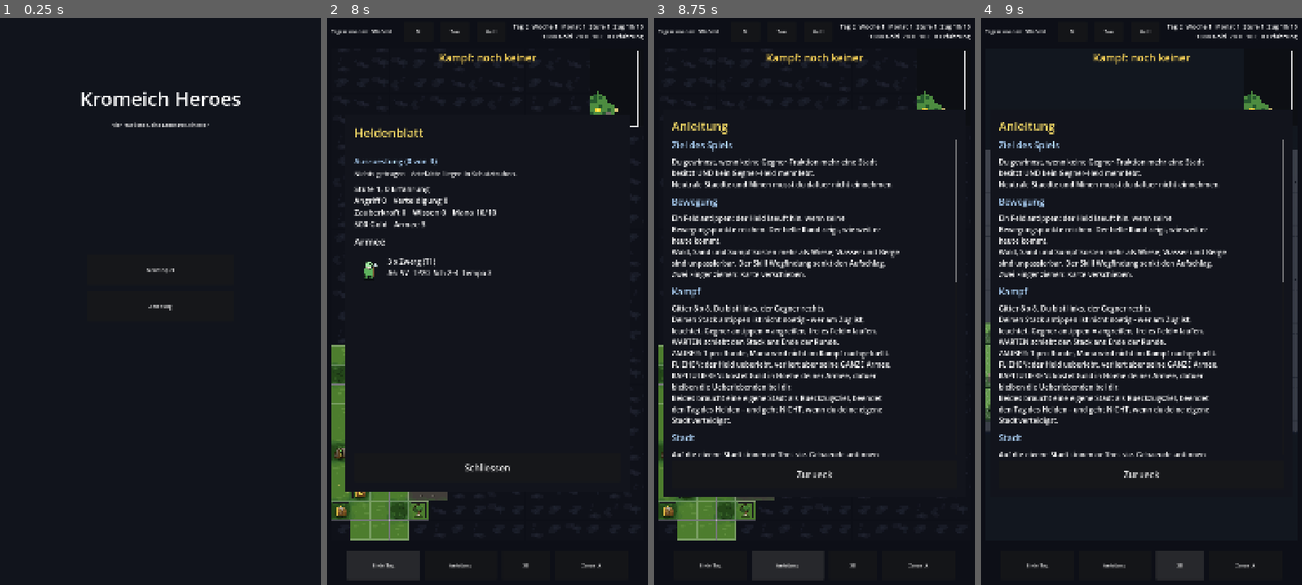
Above: before the commit, frames 1-4 (left to right).
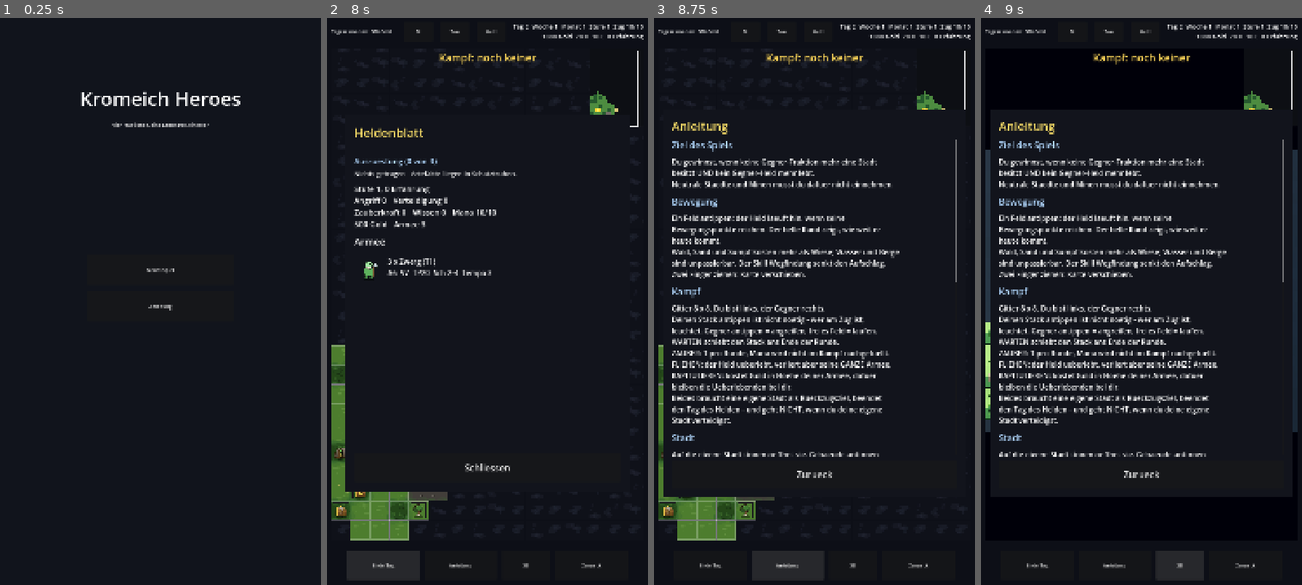
Above: after the commit, the same moments.

Repository: florianbrimmers-glitch/Kromeich-Partner
Game: Godot game, scene res://scenes/Main.tscn
The game is run twice, just before and just after one commit, with the same random seed, the same clock (stepped at 60 frames per second) and the same inputs.
Inputs (mouse positions are in pixels of both pictures, inside the frame that each line leads up to):
- Up to frame 1 (0.25 s): no input
- Up to frame 2 (8 s): click "Neues Spiel" at 0.5 s; click (487, 386) at 1.27 s; type "12" at 1.35 s; click "Neues Spiel" at 2 s; click "Anleitung" at 2.75 s; click "Waldvolk" at 3.5 s; click "M" at 4.25 s; click "Ton" at 5 s; click "Stumm" at 5.75 s; click "Held" at 6.5 s; click "Ende Tag" at 7.25 s
- Up to frame 3 (8.75 s): click "Anleitung" at 8 s
- Up to frame 4 (9 s): click "3D" at 8.75 s

Frames 1-3 are identical in both runs. In frame 4, 0.7% of the frame differs, in the area x 1-99%, y 23-74%.

Commit message:
It. 62: Licht, Schatten und ein bewachsener Boden
Der Nutzer wollte den Look "mehr nach dem Stand der Zeit" und nannte
Heroes of Might and Magic: Olden Era als Vorbild.

Umgesetzt:
  * Sonne mit Schatten statt zweier schattenloser Richtungslichter,
    kuehles Umgebungslicht als Gegenpol, ACES-Tonwertkorrektur.
  * Bodenbewuchs: deco_grass, deco_flower, deco_stone, deterministisch
    gestreut, in Groesse und Drehung variiert. Das ist der groesste
    Hebel - nicht die Aufloesung der Modelle, sondern dass der Boden
    ueberhaupt bewachsen ist.
  * Farbstreuung je Kachel: eine Wiese ist nicht EINE Farbe.
  * Kein Kachelraster mehr (Fase 0.015 -> 0.003).
  * Nahtloses Nebelfeld ueber eine Flaeche ohne Seitenflaechen.
  * Kein Reichweiten-Ring mehr; die Helligkeit sagt es jetzt.

DER MOBILE-RENDERER IST WIEDER DRAUSSEN. Freigegeben war "probieren" -
das habe ich, und hier ist er nicht beurteilbar. Im Container gibt es
keinen echten Vulkan-Treiber; mit Mesas Software-Vulkan laeuft Forward
Mobile zwar, liefert aber blasse Farben, Dither-Muster und kaum sichtbare
Schatten, waehrend gl_compatibility unter demselben Treiber klare
Schatten und satte Farben zeigt. Ob das an der Software-Emulation liegt
oder am Renderer, kann von hier aus niemand entscheiden - das kann nur
eine APK auf dem Geraet. Der Rueckweg steht als Kommentar in
project.godot: zwei Zeilen.

VIER BEFUNDE, DREI DAVON SELBSTVERSCHULDEN:

1. Schatten waren eingeschaltet und trotzdem unsichtbar - dreimal
   hintereinander aus verschiedenen Gruenden. Erst fuellte das
   Umgebungslicht aus dem Himmel bei Energie 1.0 den Schatten wieder auf.
   Dann fiel der Schatten bei Licht von VORN hinter die Figur, wo sie ihn
   selbst verdeckt. Zuletzt verhinderte SHADOW_ORTHOGONAL mit gesetzter
   Maximaldistanz ihn ganz. Gefunden hat es ein isolierter Testfall - ein
   Wuerfel, ein Boden, ein Licht -, der die Schatten sofort zeigte; der
   Rest war Differenzbildung.

2. Drei helle Querlinien im Nebelfeld waren Z-Fighting: bei voller
   Kachelbreite liegen die Seitenflaechen benachbarter Platten exakt
   aufeinander, und die Fase, die sie bisher auseinandergehalten hatte,
   hatte ich gerade gegen das Gitternetz verkleinert. Eingekreist, indem
   ich die Nebelplatten testweise gar nicht baute.

3. Der Himmel gehoerte nicht ins Bild. Als Hintergrund stand ein blaues
   Rechteck ueber der Karte; er dient jetzt nur als Lichtquelle.

4. Zweimal habe ich am Tonwert gedreht, statt zu rechnen: Sonne 0.95 plus
   Umgebung 0.34 ergeben auf einer waagerechten Flaeche rund 1.3, und ein
   Weisspunkt darunter clippt genau das. Deshalb sah alles blass aus -
   nicht wegen der Farben der Modelle.

Alle 25 Suiten gruen.

Co-Authored-By: Claude Opus 5 <noreply@anthropic.com>
Claude-Session: https://claude.ai/code/session_01PbmYhJGHjN5Xn9n64Vbz1B

Diff:
--- a/game/project.godot
+++ b/game/project.godot
@@ -37,10 +37,18 @@
 
 [rendering]
 
-; gl_compatibility (GLES3) statt Vulkan-Mobile: robuster auf Android,
-; insbesondere auf Samsung-Geraeten mit One UI. Die 3D-Weltkarte (It. 53)
-; ist darauf ausgelegt - flaechige Modelle, zwei Richtungslichter, keine
-; Schattenkarten.
+; RENDERER: mobile (Vulkan) seit It. 62, vom Nutzer so entschieden.
+;
+; Bis dahin stand hier gl_compatibility (GLES3), weil es auf Android und
+; besonders auf Samsung-Geraeten mit One UI robuster ist. Das gilt
+; weiterhin - der Wechsel ist eine bewusste Wette: der Mobile-Renderer
+; bringt echte Schattenkarten, PBR-Beleuchtung, Himmel als Lichtquelle,
+; Nebel und Tonwertkorrektur, und ohne die sieht das Spiel aus wie 2010.
+;
+; DER RUECKWEG IST EINE ZEILE: beide Werte zurueck auf "gl_compatibility".
+; Wenn die APK auf dem Geraet zickt (schwarzes Bild, Absturz beim Start,
+; ruckelnde Karte), ist das der erste Griff - und die 3D-Ansichten laufen
+; dort weiter, nur ohne Schatten und mit flacherem Licht.
 renderer/rendering_method="gl_compatibility"
 renderer/rendering_method.mobile="gl_compatibility"
 textures/vram_compression/import_etc2_astc=true
--- a/game/scripts/ui/Scene3D.gd
+++ b/game/scripts/ui/Scene3D.gd
@@ -92,28 +92,127 @@
 
 
 func _build_lighting() -> void:
-	# Ein Hauptlicht fuer die Form, ein kaltes Gegenlicht, damit die
-	# Schattenseiten nicht absaufen. Keine Schattenkarten: auf dem Handy
-	# mit gl_compatibility kosten sie mehr, als sie hier zeigen.
-	var key := DirectionalLight3D.new()
-	key.rotation_degrees = Vector3(-48, -125, 0)
-	key.light_energy = 1.15
-	add_child(key)
+	# SONNE, HIMMEL, SCHATTEN (It. 62). Vorher: zwei Richtungslichter ohne
+	# Schatten und ein festes graues Umgebungslicht - das ergibt flache
+	# Farbflaechen ohne Volumen, egal wie gut die Modelle sind. Ein Koerper
+	# wird erst raeumlich, wenn er etwas verdeckt.
+	#
+	# Der Himmel ist hier KEINE Kulisse, sondern die zweite Lichtquelle:
+	# `AMBIENT_SOURCE_SKY` faerbt die Schattenseiten blaeulich, waehrend die
+	# Sonne warm ist. Dieser Gegensatz macht den groessten Teil des
+	# Eindrucks aus - mehr als jedes zusaetzliche Modelldetail.
+	# SONNENSTAND: von vorn-links oben, nicht von hinten.
+	#
+	# ZWEI FEHLVERSUCHE, UND WARUM DIE MITTE STIMMT:
+	#
+	# (a) Azimut -130, Hoehe 52: Licht von hinten. Die Oberseiten brannten
+	#     weiss aus, und genau die Flaechen, die die Kamera sieht, lagen im
+	#     Dunkeln.
+	# (b) Azimut -38, Hoehe 46: Licht von vorn. Die Flaechen stimmten - und
+	#     der Schatten fiel nach HINTEN, also aus Sicht der Kamera direkt
+	#     hinter die Figur, wo sie ihn selbst verdeckt. Auf dem Musterblatt
+	#     war kein einziger Schatten zu sehen, obwohl alle eingeschaltet
+	#     waren; ich habe erst an den Einstellungen gesucht und dann die
+	#     Werte zur Laufzeit ausgelesen - sie stimmten alle.
+	#
+	# Jetzt von hinten-links, aber STEIL (58 Grad): der Schatten faellt
+	# kurz nach vorn-rechts und bleibt sichtbar, und weil das Licht steil
+	# steht, bekommen die senkrechten Flaechen genug ab.
+	var sun := DirectionalLight3D.new()
+	sun.rotation_degrees = Vector3(-58, -118, 0)
+	sun.light_color = Color(1.0, 0.95, 0.86)
+	sun.light_energy = 0.95
+	sun.shadow_enabled = true
+	# SCHATTENMODUS AUF STANDARD LASSEN.
+	#
+	# Hier stand SHADOW_ORTHOGONAL (ein einzelner Ausschnitt) zusammen mit
+	# directional_shadow_max_distance = 45. Beides klang vernuenftig - die
+	# Ansichten sind flach und begrenzt. Das Ergebnis war, dass ueberhaupt
+	# kein Schatten mehr erschien, waehrend ein isolierter Testfall mit
+	# denselben Lichtwerten und den STANDARD-Einstellungen sofort welche
+	# zeigte. Mit einer orthogonalen Kamera passt Godot den Ausschnitt
+	# offenbar anders an, als ich angenommen habe. Der Standard
+	# (vier Teilausschnitte) tut hier das Richtige, also bleibt er.
+	# KEIN shadow_normal_bias, KEIN shadow_blur, KEIN
+	# light_angular_distance. Alle drei standen hier, um die Schattenkante
+	# weicher zu machen - und zusammen haben sie den Schatten unter einer
+	# 0.7 hohen Figur komplett wegg­eschoben. Ein isolierter Testfall mit
+	# denselben Lichtwerten, aber Standard-Einstellungen zeigte den
+	# Schatten sofort; das war der Unterschied. Weiche Kanten kann man
+	# nachtraeglich suchen, wenn ueberhaupt ein Schatten da ist.
+	add_child(sun)
+
+	# Schwaches Gegenlicht von vorn-rechts: es rettet die der Sonne
+	# abgewandten Silhouetten davor, im Schatten zu verschwinden. Ohne
+	# Schatten (bis It. 61) war es das Hauptmittel, jetzt nur noch Beiwerk.
 	var fill := DirectionalLight3D.new()
-	fill.rotation_degrees = Vector3(-25, 60, 0)
-	fill.light_energy = 0.35
-	fill.light_color = Color(0.75, 0.85, 1.0)
+	fill.rotation_degrees = Vector3(-18, 55, 0)
+	fill.light_energy = 0.22
+	fill.light_color = Color(0.72, 0.84, 1.0)
 	add_child(fill)
 
 	var we := WorldEnvironment.new()
+	we.environment = _make_environment()
+	add_child(we)
+
+
+# Eigene Funktion, damit die Vorschauwerkzeuge und spaetere Ansichten
+# dieselbe Stimmung bekommen und nicht jede ihre eigene baut.
+func _make_environment() -> Environment:
 	var env := Environment.new()
+
+	var sky_mat := ProceduralSkyMaterial.new()
+	sky_mat.sky_top_color = Color(0.32, 0.52, 0.80)
+	sky_mat.sky_horizon_color = Color(0.72, 0.80, 0.86)
+	sky_mat.ground_bottom_color = Color(0.26, 0.24, 0.20)
+	sky_mat.ground_horizon_color = Color(0.60, 0.58, 0.50)
+	sky_mat.sun_angle_max = 24.0
+	sky_mat.sun_curve = 0.12
+	var sky := Sky.new()
+	sky.sky_material = sky_mat
+	env.sky = sky
+	# DER HIMMEL IST LICHT, NICHT KULISSE. Als Hintergrund (BG_SKY) stand
+	# im ersten Anlauf ein blaues Rechteck ueber der Karte und ein braunes
+	# darunter, mit harter Kante dazwischen - die Karte schwamm in einer
+	# Landschaft, die es gar nicht gibt. Der Hintergrund bleibt dunkel und
+	# neutral wie bisher; die Sky-Ressource dient nur noch als Quelle fuer
+	# das Umgebungslicht.
 	env.background_mode = Environment.BG_COLOR
 	env.background_color = Color(0.07, 0.09, 0.12)
+	# UMGEBUNGSLICHT ALS FARBE, nicht aus dem Himmel.
+	#
+	# Mit AMBIENT_SOURCE_SKY war die Fuellhelligkeit so hoch, dass die
+	# Schattenseite fast so hell blieb wie die Sonnenseite - die Schatten
+	# waren gerechnet, gerendert und trotzdem unsichtbar. Ein Schatten
+	# entsteht nicht durch die Lichtquelle, sondern durch den UNTERSCHIED
+	# zu ihr. Ein kuehler, kontrollierter Farbwert macht denselben Dienst
+	# (blaeuliche Schattenseiten neben warmer Sonne) und laesst sich
+	# einstellen.
 	env.ambient_light_source = Environment.AMBIENT_SOURCE_COLOR
-	env.ambient_light_color = Color(0.55, 0.62, 0.75)
-	env.ambient_light_energy = 0.45
-	we.environment = env
-	add_child(we)
+	# Kuehl, aber nicht BLAU. Mit (0.52, 0.62, 0.80) faerbte das
+	# Umgebungslicht die nach oben schauenden Flaechen so stark ein, dass
+	# aus dem dunklen Nebelfeld ein Meer wurde.
+	env.ambient_light_color = Color(0.64, 0.68, 0.76)
+	env.ambient_light_energy = 0.34
+	env.reflected_light_source = Environment.REFLECTION_SOURCE_SKY
+
+	# TONWERTKORREKTUR. Ohne sie brennen helle Flaechen (Sand, Knochen,
+	# Dachschnee) einfach auf Weiss aus und alles Dunkle saeuft ab -
+	# genau der Eindruck von "flach". Filmic haelt beide Enden.
+	# ACES statt Filmic, und Weisspunkt 1.6 statt 4.0. Mit 4.0 lag alles im
+	# unteren Drittel der Kurve: die Wiese wurde blass, das Wasser stumpf,
+	# und der Gewinn an Schatten ging als Verlust an Farbe wieder heraus.
+	env.tonemap_mode = Environment.TONE_MAPPER_ACES
+	# Weisspunkt 1.7: Sonne (0.95) und Umgebungslicht (0.34) ergeben auf
+	# einer nach oben schauenden Flaeche zusammen rund 1.3. Liegt der
+	# Weisspunkt darunter, clippt genau das - und der Hof, die Wiese und
+	# der Sand wurden pastellig. Das war der Grund, warum die ersten
+	# Versuche "blass" aussahen, nicht die Farben der Modelle.
+	env.tonemap_white = 1.7
+	env.adjustment_enabled = true
+	env.adjustment_saturation = 1.22
+	env.adjustment_contrast = 1.04
+	return env
 
 
 func _build_camera() -> void:
--- a/game/scripts/ui/WorldMap3D.gd
+++ b/game/scripts/ui/WorldMap3D.gd
@@ -29,19 +29,31 @@
 # schwarzes Alpha von 0.30 ueber die Kachel; hier ist es ein Faktor auf die
 # Instanzfarbe. Erreichbar bleibt VOLL hell - genau dieser Unterschied ist
 # die Reichweiten-Anzeige, nicht der Ring.
-const OUT_OF_REACH := Color(0.62, 0.64, 0.68)
-# Der duenne Ring auf erreichbaren Feldern, wie das weisse 0.25-Rechteck
-# der 2D-Karte. Er ist die ZWEITE Aussage; ohne ihn wuerde man die Grenze
-# der Reichweite auf gleichfarbigem Gelaende nicht genau sehen.
-# Alpha 0.15, nicht 0.30: bei 0.30 lagen bis zu dreissig helle Reifen auf
-# der erkundeten Flaeche und uebertoenten das Gelaende darunter - man sah
-# die Reichweite und sonst nichts mehr.
-const REACH_RING := Color(1.0, 1.0, 1.0, 0.15)
+const OUT_OF_REACH := Color(0.52, 0.55, 0.60)
+# KEIN RING MEHR AUF ERREICHBAREN FELDERN (It. 62).
+#
+# Bis It. 61 lag auf jedem erreichbaren Feld ein heller Reifen. Ohne Licht
+# war das noetig - da unterschieden sich hell und dunkel kaum. Mit Sonne,
+# Schatten und der staerkeren Abdunklung nicht erreichbarer Felder
+# (OUT_OF_REACH von 0.62 auf 0.52) sagt die HELLIGKEIT die Reichweite, und
+# dreissig Reifen darueber sahen aus wie Seifenblasen auf der Wiese. Die
+# Konstante bleibt als Beleg, was hier frueher stand.
+const REACH_RING := Color(1.0, 1.0, 1.0, 0.0)
 
 # Deko-Dichte je Gelaendeart: nicht jede Waldkachel bekommt einen Baum,
 # sonst wird die Flaeche zur Mauer und man sieht die Kachelgrenzen nicht
 # mehr. Zahl ist "von sechs".
 const DECO_CHANCE := {"forest": 5, "mountain": 4, "swamp": 3}
+
+# BODENBEWUCHS (It. 62). Zahl der Streuteile je Kachel und Gelaendeart.
+# Bis It. 61 war eine Wiese eine Flaeche in genau einem Gruen - das ist
+# der Hauptgrund, warum die Karte nach 2010 aussah. Wasser bleibt leer,
+# Gebirge hat schon seine Felsen.
+const SCATTER_COUNT := {"grass": 3, "sand": 1, "swamp": 2, "forest": 2}
+# Was gestreut wird, als Anteile von sechs. Gras ueberall, Blumen selten -
+# eine Wiese voller Blumen liest sich als Beet, nicht als Wiese.
+const SCATTER_MIX := ["deco_grass", "deco_grass", "deco_grass",
+	"deco_grass", "deco_flower", "deco_stone"]
 const DECO_MODEL := {"forest": "deco_tree", "mountain": "deco_rock",
 	"swamp": "deco_reed"}
 
@@ -99,6 +111,9 @@
 
 	var by_terrain: Dictionary = {}
 	var by_deco: Dictionary = {}
+	var by_scatter: Dictionary = {}
+	for name in SCATTER_MIX:
+		by_scatter[name] = []
 	var rings: Array = []
 	for name in TERRAIN_MODEL:
 		by_terrain[name] = []
@@ -115,9 +130,12 @@
 			# ist. Der erste Entwurf hat hier gar nichts gebaut - siehe
 			# make_fog() im Generator.
 			if f == 0:
+				# Leichte Streuung auch hier: als exakt gleiche Platten
+				# lasen sich die unerforschten Felder als Karopapier.
+				var fs: float = 0.86 + float(hash3(x, y, sd + 53) % 22) * 0.01
 				(by_terrain[FOG_MODEL] as Array).append({
 					"pos": Vector3(float(x) * TILE, 0.0, float(y) * TILE),
-					"color": Color.WHITE,
+					"color": Color(fs, fs, fs * 1.04),
 				})
 				continue
 			var t: int = int(tiles[i])
@@ -134,16 +152,18 @@
 			elif has_reach and not in_reach:
 				col = OUT_OF_REACH
 			var top: float = float(TERRAIN_TOP.get(t, 0.0))
-			if in_reach:
-				rings.append({
-					"pos": Vector3(float(x) * TILE, top, float(y) * TILE),
-					"color": REACH_RING,
-				})
+			# EINE WIESE IST NICHT EINE FARBE. Ein Hauch Streuung je
+			# Kachel (deterministisch, damit sie beim Neuzeichnen nicht
+			# flimmert) nimmt der Flaeche das Gleichmaessige, noch bevor
+			# irgendein Halm darauf steht.
+			var shade: float = 0.94 + float(hash3(x, y, sd + 31) % 13) * 0.01
+			col = Color(col.r * shade, col.g * shade, col.b * shade, col.a)
 			(by_terrain[TERRAIN_MODEL[t]] as Array).append({
 				"pos": Vector3(float(x) * TILE, 0.0, float(y) * TILE),
 				"color": col,
 			})
 			var key: String = TERRAIN_MODEL[t].substr(2)
+			_scatter(by_scatter, key, x, y, sd, top, col)
 			if DECO_CHANCE.has(key) and hash3(x, y, sd) % 6 < int(DECO_CHANCE[key]):
 				var hh: int = hash3(x, y, sd + 7)
 				(by_deco[DECO_MODEL[key]] as Array).append({
@@ -159,6 +179,8 @@
 		_fill(String(name), by_terrain[name])
 	for name in by_deco.keys():
 		_fill(String(name), by_deco[name])
+	for name in by_scatter.keys():
+		_fill(String(name), by_scatter[name])
 
 	# Die Reichweiten-Ringe gehen in DENSELBEN Topf wie die Besitzer-Ringe:
 	# ein Modell, ein MultiMesh. Zwei Toepfe waeren zwei Zeichenaufrufe fuer
@@ -241,6 +263,31 @@
 	_clear_except(per_model, ["t_", "deco_"])
 
 
+# Bodenbewuchs auf EINER Kachel. Ort, Drehung, Groesse und Art kommen aus
+# demselben deterministischen Wuerfel wie die uebrige Deko - waechselte
+# der Bewuchs bei jedem Neuzeichnen den Platz, waere die Karte unruhig und
+# nicht wiedererkennbar (die Lehre aus _tile_variant in der 2D-Karte).
+func _scatter(into: Dictionary, key: String, x: int, y: int, sd: int,
+		top: float, col: Color) -> void:
+	var n: int = int(SCATTER_COUNT.get(key, 0))
+	for i in range(n):
+		var h: int = hash3(x, y, sd + 101 + i * 17)
+		var model: String = SCATTER_MIX[h % SCATTER_MIX.size()]
+		if not into.has(model):
+			into[model] = []
+		# Nicht bis an die Kachelkante: sonst waechst der Halm halb auf der
+		# Nachbarkachel und die Grenze franst aus.
+		var dx: float = (float((h / 7) % 100) / 100.0 - 0.5) * 0.66
+		var dz: float = (float((h / 700) % 100) / 100.0 - 0.5) * 0.66
+		var sc: float = 0.75 + float((h / 70000) % 60) * 0.01
+		(into[model] as Array).append({
+			"pos": Vector3(float(x) * TILE + dx, top, float(y) * TILE + dz),
+			"rot": float(h % 360) * PI / 180.0,
+			"scale": Vector3(sc, sc, sc),
+			"color": col,
+		})
+
+
 # Kamera auf denselben Ausschnitt wie die 2D-Karte: `center` ist die
 # Kachel in der Bildmitte, `tiles_across` wie viele Kacheln in die Breite
 # passen. Die Rechnung selbst steht in Scene3D.
--- a/game/tools/preview_creatures3d.gd
+++ b/game/tools/preview_creatures3d.gd
@@ -47,6 +47,16 @@
 	f.look_at_cells(Vector2(3.0, 3.6), 9.6)
 	for i in range(4):
 		await process_frame
+	for ch in f.get_children():
+		if ch is DirectionalLight3D:
+			print("  DBG Licht rot=", (ch as DirectionalLight3D).rotation_degrees,
+				" energie=", (ch as DirectionalLight3D).light_energy,
+				" schatten=", (ch as DirectionalLight3D).shadow_enabled)
+		if ch is WorldEnvironment:
+			var e := (ch as WorldEnvironment).environment
+			print("  DBG Umgebung quelle=", e.ambient_light_source,
+				" energie=", e.ambient_light_energy,
+				" tonemap=", e.tonemap_mode)
 	var path := "user://creatures3d-sheet.png"
 	var err: int = root.get_texture().get_image().save_png(path)
 	var missing: Array = []
--- a/game/tools/test_world3d.gd
+++ b/game/tools/test_world3d.gd
@@ -80,6 +80,12 @@
 		want.append("city_" + String(f))
 	want.append_array(["hero", "monster", "marker_disc", "marker_ring"])
 	want.append(Map3D.FOG_MODEL)
+	# Der Bodenbewuchs (It. 62). Fehlt eines dieser Modelle, faellt es
+	# stumm aus - die Wiese waere wieder eine Farbflaeche, und niemand
+	# wuerde nach einem fehlenden Modell suchen.
+	for sc in Map3D.SCATTER_MIX:
+		if not want.has(String(sc)):
+			want.append(String(sc))
 	var missing: Array = []
 	for n in want:
 		if not _view._meshes.has(String(n)):
Binary file changed: game/assets/models/city.glb
Binary file changed: game/assets/models/world.glb
Not shown, changed: game/CLAUDE.md
Not shown, changed: game/tools/blender_kit.py
Not shown, changed: game/tools/gen_city3d.py
Not shown, changed: game/tools/gen_models.py
